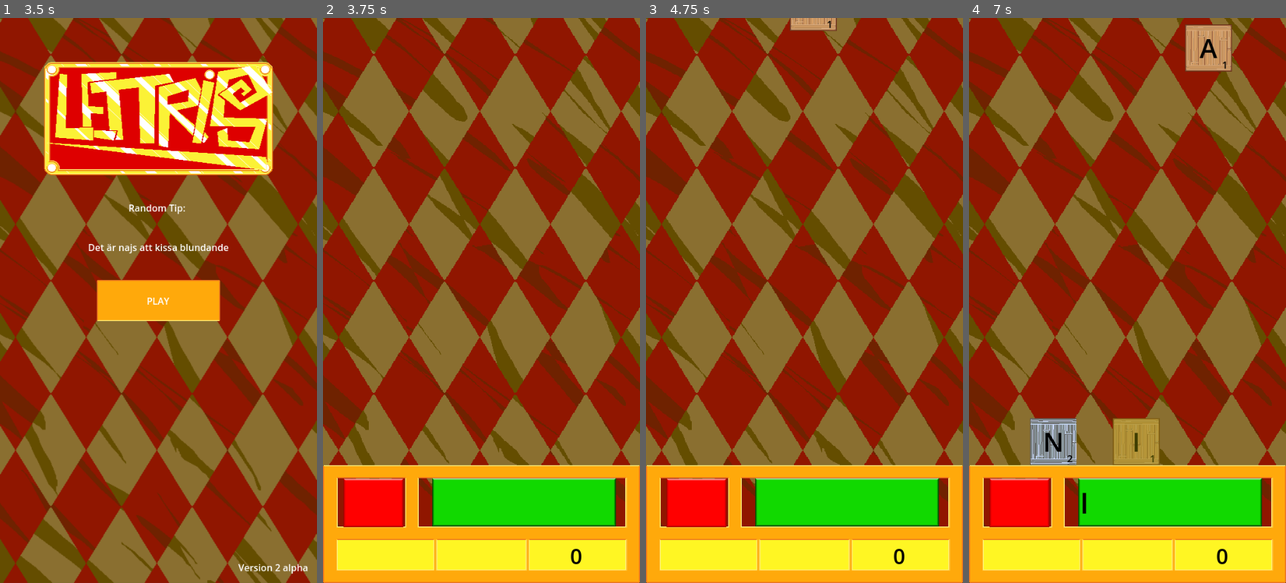
Above: before the commit, frames 1-4 (left to right).
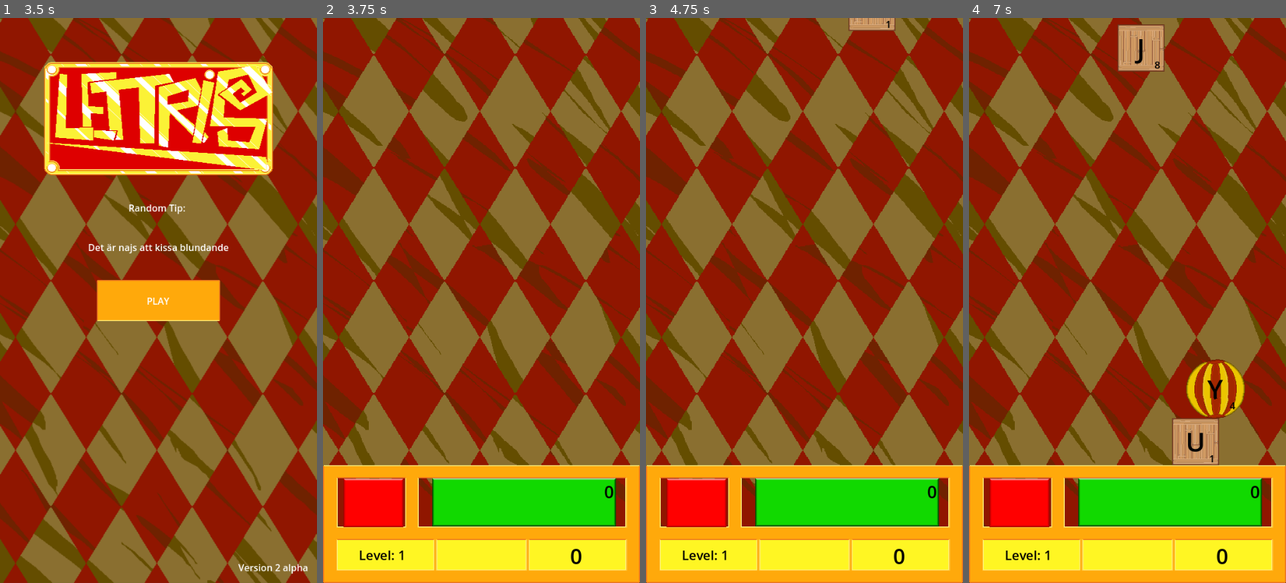
Above: after the commit, the same moments.

Repository: Reicher/lettris2
Game: Godot game, scene res://Main.tscn
Same seed, same stepped clock (60 frames per second), same inputs: the game is played once before the commit and once after it.
Inputs (mouse positions are in pixels of both pictures, inside the frame that each line leads up to):
- Up to frame 1 (3.5 s): tap Enter at 0.5, 2 s; tap Space at 1.25, 2.75 s
- Up to frame 2 (3.75 s): click "PLAY" at 3.5 s
- Up to frame 3 (4.75 s): click (845, 503) at 4.25 s
- Up to frame 4 (7 s): click (1168, 503) at 5 s; click (1019, 503) at 5.75 s; click (1137, 441) at 6.52 s

Frame 1 is identical in both runs. In frame 2, 0.2% of the frame differs, in the area x 11-92%, y 82-96%; in frame 3, 0.8%; in frame 4, 7.5%, in the area x 11-92%, y 1-96%.

Commit message:
reqorganize game script

Diff:
--- a/scenes/Game.tscn
+++ b/scenes/Game.tscn
@@ -1,9 +1,9 @@
-[gd_scene load_steps=13 format=3 uid="uid://2dcfqcb5ygdl"]
+[gd_scene load_steps=15 format=3 uid="uid://2dcfqcb5ygdl"]
 
+[ext_resource type="Script" path="res://scripts/Game.gd" id="1_h8g5s"]
 [ext_resource type="Texture2D" uid="uid://whxsdiyncy77" path="res://assets/mall.png" id="1_wrcy1"]
 [ext_resource type="Script" path="res://scripts/UI.gd" id="2_8nee1"]
 [ext_resource type="Texture2D" uid="uid://86ey3tglhxfq" path="res://assets/spritesheet.png" id="2_t8dp4"]
-[ext_resource type="Script" path="res://scripts/BoxGenerator.gd" id="3_isv3v"]
 
 [sub_resource type="AtlasTexture" id="AtlasTexture_omyno"]
 atlas = ExtResource("2_t8dp4")
@@ -25,6 +25,10 @@
 font_size = 49
 font_color = Color(0, 0, 0, 1)
 
+[sub_resource type="LabelSettings" id="LabelSettings_kfx31"]
+font_size = 29
+font_color = Color(0, 0, 0, 1)
+
 [sub_resource type="AtlasTexture" id="AtlasTexture_rujbl"]
 atlas = ExtResource("2_t8dp4")
 region = Rect2(1062, 1090, 102, 82)
@@ -37,6 +41,10 @@
 font_size = 36
 font_color = Color(0, 0, 0, 1)
 
+[sub_resource type="LabelSettings" id="LabelSettings_6b4gm"]
+font_size = 22
+font_color = Color(0, 0, 0, 1)
+
 [node name="Game" type="Control"]
 layout_mode = 3
 anchors_preset = 15
@@ -44,6 +52,7 @@
 anchor_bottom = 1.0
 grow_horizontal = 2
 grow_vertical = 2
+script = ExtResource("1_h8g5s")
 
 [node name="floor and walls" type="StaticBody2D" parent="."]
 
@@ -103,6 +112,18 @@
 label_settings = SubResource("LabelSettings_8c24o")
 vertical_alignment = 1
 
+[node name="Value" type="Label" parent="Panel/UI/Confirm/Word"]
+layout_mode = 1
+anchors_preset = 1
+anchor_left = 1.0
+anchor_right = 1.0
+offset_left = -40.0
+offset_bottom = 23.0
+grow_horizontal = 0
+text = "0"
+label_settings = SubResource("LabelSettings_kfx31")
+horizontal_alignment = 2
+
 [node name="Clear" type="TextureButton" parent="Panel/UI"]
 layout_mode = 0
 offset_left = 35.0
@@ -123,11 +144,14 @@
 horizontal_alignment = 1
 vertical_alignment = 1
 
-[node name="BoxGenerator" type="Node2D" parent="."]
-script = ExtResource("3_isv3v")
-
-[node name="Timer" type="Timer" parent="BoxGenerator"]
-autostart = true
+[node name="Level" type="Label" parent="Panel/UI"]
+layout_mode = 0
+offset_left = 61.0
+offset_top = 137.0
+offset_right = 142.0
+offset_bottom = 168.0
+text = "Level: 1"
+label_settings = SubResource("LabelSettings_6b4gm")
 
 [node name="Mall" type="TextureRect" parent="."]
 visible = false
@@ -138,6 +162,9 @@
 expand_mode = 1
 metadata/_edit_lock_ = true
 
+[node name="Timer" type="Timer" parent="."]
+autostart = true
+
 [connection signal="pressed" from="Panel/UI/Confirm" to="Panel/UI" method="_on_confirm_pressed"]
 [connection signal="pressed" from="Panel/UI/Clear" to="Panel/UI" method="_on_clear_pressed"]
-[connection signal="timeout" from="BoxGenerator/Timer" to="BoxGenerator" method="_on_timer_timeout"]
+[connection signal="timeout" from="Timer" to="." method="_on_timer_timeout"]
--- a/scripts/BoxGenerator.gd
+++ b/scripts/Game.gd
@@ -1,4 +1,4 @@
-extends Node2D
+extends Control
 
 # Preload the box scenes
 var Normal = preload("res://scenes/boxes/Basebox.tscn")
@@ -50,7 +50,7 @@
 	box.value = letterValues[box.letter]
 
 	# Ensure the UI node is correctly referenced
-	var ui_node = get_node("../Panel/UI")
+	var ui_node = get_node("Panel/UI")
 
 	# Connect signals
 	box.clicked.connect(ui_node.box_clicked)
--- a/scripts/UI.gd
+++ b/scripts/UI.gd
@@ -5,6 +5,7 @@
 var word = ""
 var word_points = 0
 var score = 0
+var level = 1
 
 func load_word_list(file_path):
 	# Open the text file
@@ -61,8 +62,13 @@
 	selected_boxes.clear()
 	_update_word()
 
+	level = 1 + int(score / 10)
+	get_node("Level").text = "Level: " + str(level)
+	get_node("Score").text = str(score)
+
 func update_word_display():
 	get_node("Confirm/Word").text = word
+	get_node("Confirm/Word/Value").text = str(word_points)
 
 func update_score_display():
 	get_node("Score").text = str(score)
